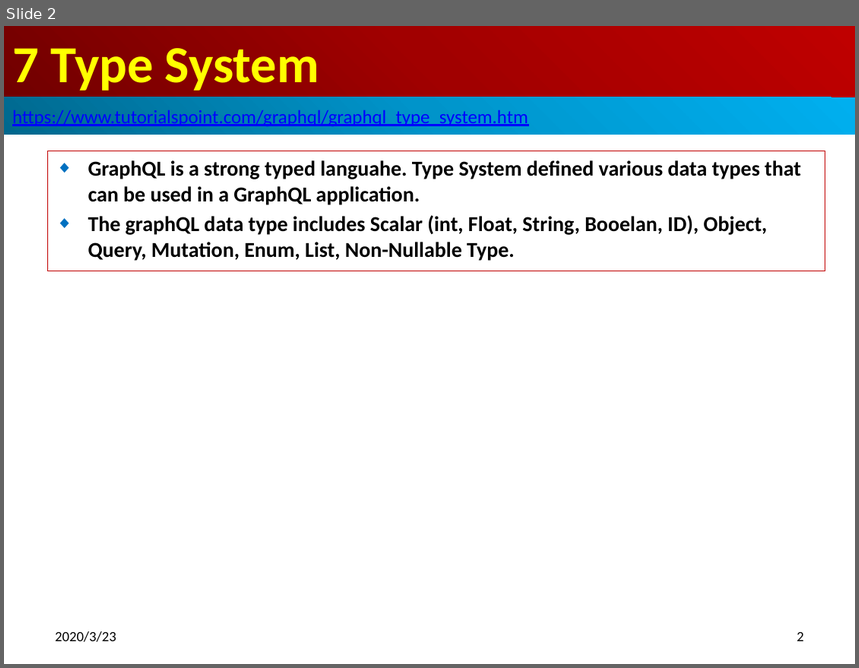
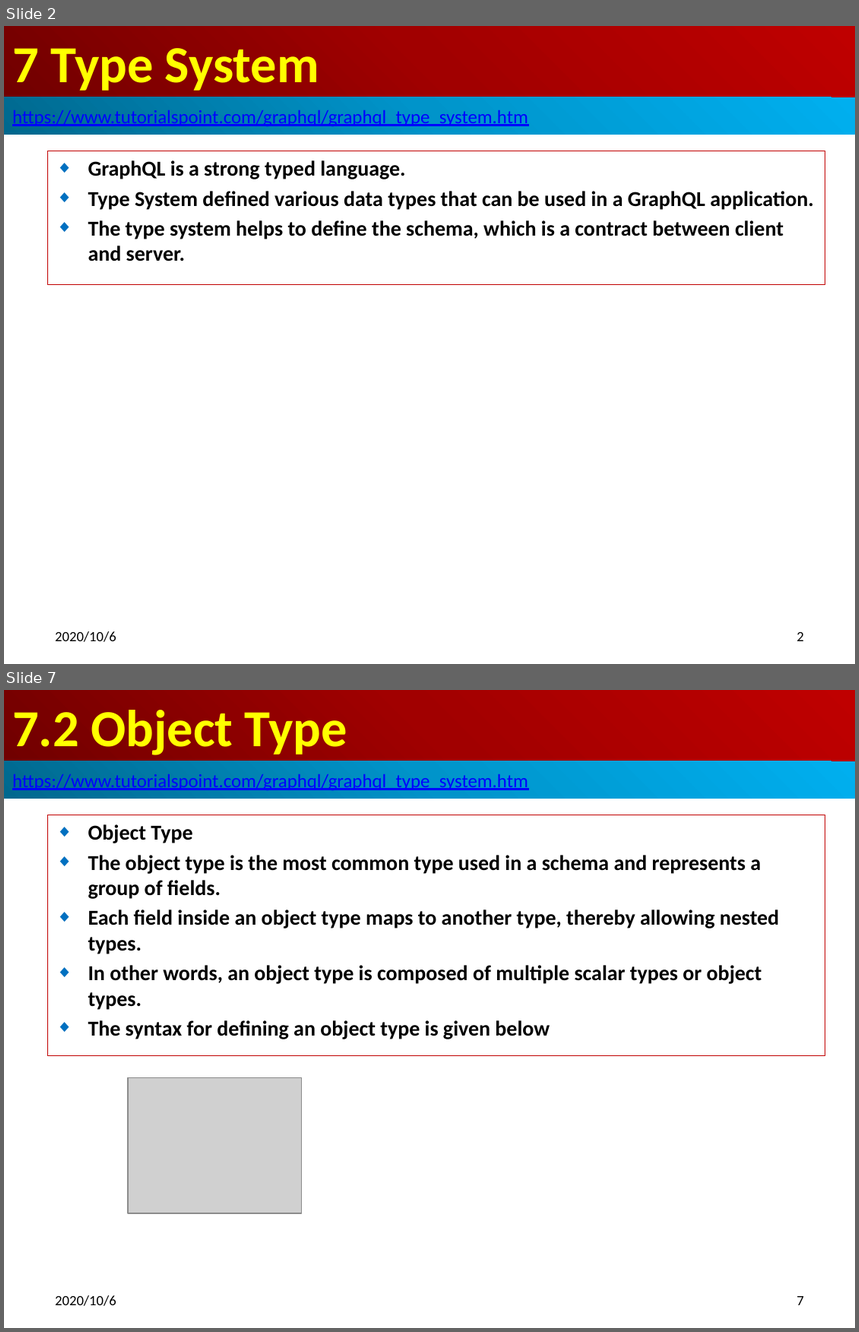
Before and after one commit to peterhchen/700_GraphQL, a slide deck: 07_TypeSystem.pptx. Shown one above the other, each under a label of ours: slide 2 before the commit, slides 2 and 7 after it; the slides between them are not shown. The pictures are 859x668 and 859x1332 pixels, drawn with LibreOffice and Linux fonts; fonts in the diff are those of the drawing; grey boxes stand for pictures. Boxes give left, top, right and bottom in pixels: in the first picture for what was removed or moved away, otherwise in the second. Text is boxed around its words. In the diff, an @@ line names an element or a change of style, - is before the commit and + after.

```diff
--- a/07_TypeSystem.pptx
+++ b/07_TypeSystem.pptx
@@ slide 7 added at (4,690,855,1328), background #FFFFFF @@
@@ title added at (4,690,855,761), fill gradient #720000 to #A20000 to #C00000, 44 pt, text #FFFF00, bold @@
+7.2 Object Type
@@ rectangle added at (4,761,855,799), fill gradient #00688E to #0094CA to #00B0F0, 16 pt, text #0000FF, underline @@
+https://www.tutorialspoint.com/graphql/graphql_type_system.htm
@@ subtitle added at (47,815,825,1056), outline #C00000 0.75 pt, 18 pt, text #000000, bold @@
+◆ Object Type
+◆ The object type is the most common type used in a schema and represents a group of fields.
+◆ Each field inside an object type maps to another type, thereby allowing nested types.
+◆ In other words, an object type is composed of multiple scalar types or object types.
+◆ The syntax for defining an object type is given below
@@ picture added at (129,1078,302,1214) @@
@@ text added at (55,1296,116,1306), 12 pt, text #000000 @@
+2020/10/6
@@ page number added at (797,1296,804,1306), 12 pt, text #000000 @@
+7
@@ slide 2 changed as well @@
@@ subtitle "GraphQL is a strong typed ...": place and size @@
-subtitle "GraphQL is a strong typed ..." at (47,151,825,272)
+subtitle "GraphQL is a strong typed ..." at (47,151,825,284)
@@ subtitle at (88,161,814,262): text changed @@
-◆ GraphQL is a strong typed languahe. Type System defined various data types that can be used in a GraphQL application.
-◆ The graphQL data type includes Scalar (int, Float, String, Booelan, ID), Object, Query, Mutation, Enum, List, Non-Nullable Type.
+◆ GraphQL is a strong typed language.
+◆ Type System defined various data types that can be used in a GraphQL application.
+◆ The type system helps to define the schema, which is a contract between client and server.
@@ text at (55,632,116,642): text changed @@
-2020/3/23
+2020/10/6
```
Also in this commit, not shown: 2 other slides changed, 17 other slides added.
